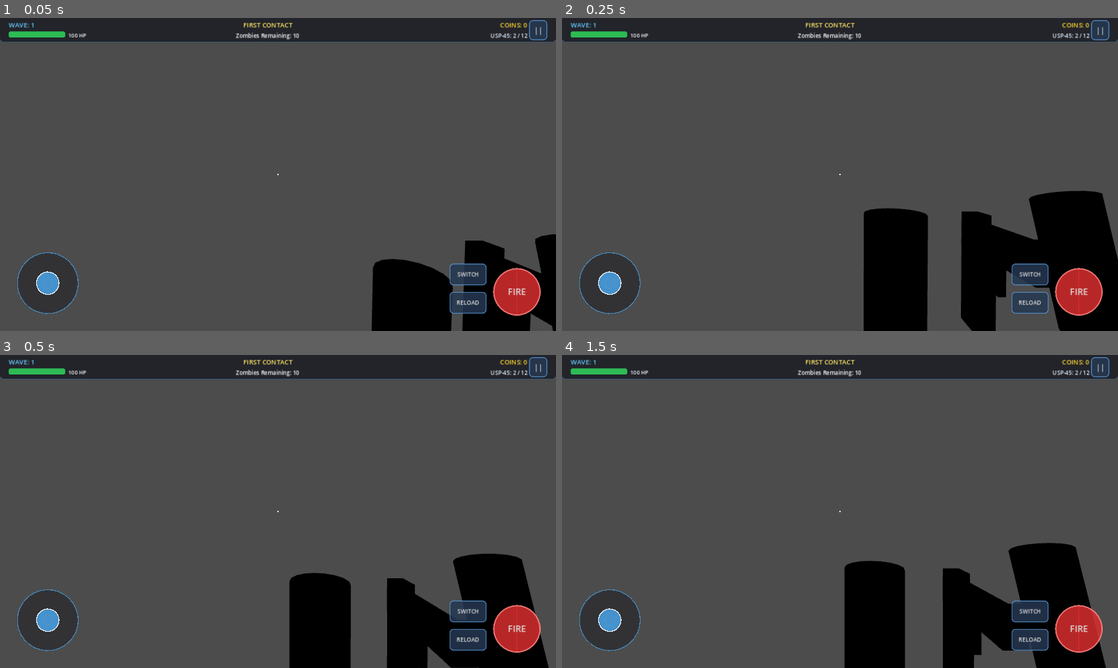
Above: before the commit, frames 1-4 (two rows, left to right).
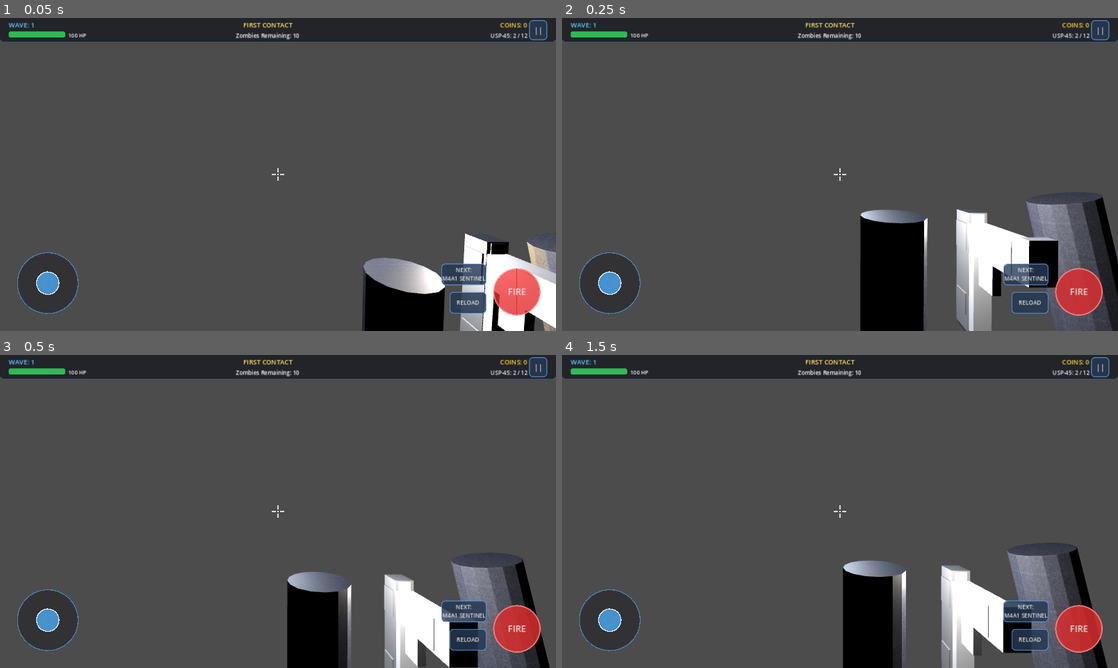
Above: after the commit, the same moments.

Repository: monu7724/targetkill
Game: Godot game, scene res://scenes/test/TestRunner.tscn
The game is run twice, just before and just after one commit, with the same random seed, the same clock (stepped at 60 frames per second) and the same inputs. This scene is started directly instead of the project's main scene.
Inputs:
- Up to frame 1 (0.05 s): no input
- Up to frame 2 (0.25 s): no input
- Up to frame 3 (0.5 s): no input
- Up to frame 4 (1.5 s): click "||" at 0.5 s; click "RESUME" at 1.25 s

The runs differ from the first frame. In frame 1, 6.1% of the frame differs, in the area x 48-100%, y 48-100%; in frame 2, 8.6%; in frame 3, 7.2%; in frame 4, 7.6%.

Commit message:
feat: master visual and UX overhaul with bright lighting, tactile hitmarkers, and responsive touch controls

Diff:
--- a/scenes/UI/HUD.tscn
+++ b/scenes/UI/HUD.tscn
@@ -104,7 +104,119 @@
 grow_horizontal = 2
 grow_vertical = 2
 mouse_filter = 2
-color = Color(1, 1, 1, 0.85)
+color = Color(1, 1, 1, 0.9)
+
+[node name="PipTop" type="ColorRect" parent="Control/Crosshair"]
+layout_mode = 1
+anchors_preset = 8
+anchor_left = 0.5
+anchor_top = 0.5
+anchor_right = 0.5
+anchor_bottom = 0.5
+offset_left = -1.0
+offset_top = -14.0
+offset_right = 1.0
+offset_bottom = -5.0
+grow_horizontal = 2
+grow_vertical = 2
+mouse_filter = 2
+color = Color(1, 1, 1, 0.8)
+
+[node name="PipBottom" type="ColorRect" parent="Control/Crosshair"]
+layout_mode = 1
+anchors_preset = 8
+anchor_left = 0.5
+anchor_top = 0.5
+anchor_right = 0.5
+anchor_bottom = 0.5
+offset_left = -1.0
+offset_top = 5.0
+offset_right = 1.0
+offset_bottom = 14.0
+grow_horizontal = 2
+grow_vertical = 2
+mouse_filter = 2
+color = Color(1, 1, 1, 0.8)
+
+[node name="PipLeft" type="ColorRect" parent="Control/Crosshair"]
+layout_mode = 1
+anchors_preset = 8
+anchor_left = 0.5
+anchor_top = 0.5
+anchor_right = 0.5
+anchor_bottom = 0.5
+offset_left = -14.0
+offset_top = -1.0
+offset_right = -5.0
+offset_bottom = 1.0
+grow_horizontal = 2
+grow_vertical = 2
+mouse_filter = 2
+color = Color(1, 1, 1, 0.8)
+
+[node name="PipRight" type="ColorRect" parent="Control/Crosshair"]
+layout_mode = 1
+anchors_preset = 8
+anchor_left = 0.5
+anchor_top = 0.5
+anchor_right = 0.5
+anchor_bottom = 0.5
+offset_left = 5.0
+offset_top = -1.0
+offset_right = 14.0
+offset_bottom = 1.0
+grow_horizontal = 2
+grow_vertical = 2
+mouse_filter = 2
+color = Color(1, 1, 1, 0.8)
+
+[node name="Hitmarker" type="Control" parent="Control/Crosshair"]
+visible = false
+layout_mode = 1
+anchors_preset = 8
+anchor_left = 0.5
+anchor_top = 0.5
+anchor_right = 0.5
+anchor_bottom = 0.5
+grow_horizontal = 2
+grow_vertical = 2
+mouse_filter = 2
+
+[node name="HitTL" type="ColorRect" parent="Control/Crosshair/Hitmarker"]
+layout_mode = 0
+offset_left = -10.0
+offset_top = -10.0
+offset_right = -4.0
+offset_bottom = -8.0
+rotation = 0.785398
+color = Color(1, 0.2, 0.2, 0.95)
+
+[node name="HitTR" type="ColorRect" parent="Control/Crosshair/Hitmarker"]
+layout_mode = 0
+offset_left = 5.0
+offset_top = -9.0
+offset_right = 11.0
+offset_bottom = -7.0
+rotation = -0.785398
+color = Color(1, 0.2, 0.2, 0.95)
+
+[node name="HitBL" type="ColorRect" parent="Control/Crosshair/Hitmarker"]
+layout_mode = 0
+offset_left = -9.0
+offset_top = 5.0
+offset_right = -3.0
+offset_bottom = 7.0
+rotation = -0.785398
+color = Color(1, 0.2, 0.2, 0.95)
+
+[node name="HitBR" type="ColorRect" parent="Control/Crosshair/Hitmarker"]
+layout_mode = 0
+offset_left = 4.0
+offset_top = 4.0
+offset_right = 10.0
+offset_bottom = 6.0
+rotation = 0.785398
+color = Color(1, 0.2, 0.2, 0.95)
 
 [node name="TopBar" type="Panel" parent="Control"]
 layout_mode = 1
--- a/scenes/environments/AbandonedTrain.tscn
+++ b/scenes/environments/AbandonedTrain.tscn
@@ -24,13 +24,13 @@
 
 [sub_resource type="Environment" id="Environment_trn"]
 background_mode = 1
-background_color = Color(0.04, 0.05, 0.08, 1)
+background_color = Color(0.08, 0.10, 0.14, 1)
 ambient_light_source = 2
-ambient_light_color = Color(0.22, 0.22, 0.28, 1)
-ambient_light_energy = 0.6
+ambient_light_color = Color(0.60, 0.62, 0.70, 1)
+ambient_light_energy = 1.15
 fog_enabled = true
-fog_light_color = Color(0.06, 0.08, 0.12, 1)
-fog_density = 0.022
+fog_light_color = Color(0.20, 0.22, 0.28, 1)
+fog_density = 0.006
 
 [node name="AbandonedTrain" type="Node3D"]
 
@@ -39,20 +39,20 @@
 
 [node name="DirectionalLight3D" type="DirectionalLight3D" parent="."]
 transform = Transform3D(0.866, -0.353, 0.353, 0, 0.707, 0.707, -0.5, -0.612, 0.612, 0, 12, 0)
-light_color = Color(0.75, 0.85, 1, 1)
-light_energy = 0.4
+light_color = Color(0.85, 0.90, 1, 1)
+light_energy = 1.1
 shadow_enabled = true
 
 [node name="CabinLight1" type="OmniLight3D" parent="."]
 transform = Transform3D(1, 0, 0, 0, 1, 0, 0, 0, 1, 0, 2.6, -4)
-light_color = Color(1, 0.9, 0.7, 1)
-light_energy = 1.8
-omni_range = 8.0
+light_color = Color(1, 0.92, 0.75, 1)
+light_energy = 2.8
+omni_range = 10.0
 
 [node name="CabinLight2" type="OmniLight3D" parent="."]
 transform = Transform3D(1, 0, 0, 0, 1, 0, 0, 0, 1, 0, 2.6, 4)
-light_color = Color(1, 0.3, 0.2, 1)
-light_energy = 1.5
+light_color = Color(1, 0.4, 0.3, 1)
+light_energy = 2.2
 omni_range = 8.0
 
 [node name="NavigationRegion3D" type="NavigationRegion3D" parent="."]
--- a/scenes/environments/AirportTerminal.tscn
+++ b/scenes/environments/AirportTerminal.tscn
@@ -27,13 +27,13 @@
 
 [sub_resource type="Environment" id="Environment_air"]
 background_mode = 1
-background_color = Color(0.06, 0.08, 0.12, 1)
+background_color = Color(0.12, 0.14, 0.18, 1)
 ambient_light_source = 2
-ambient_light_color = Color(0.25, 0.28, 0.35, 1)
-ambient_light_energy = 0.6
+ambient_light_color = Color(0.65, 0.70, 0.78, 1)
+ambient_light_energy = 1.2
 fog_enabled = true
-fog_light_color = Color(0.12, 0.16, 0.22, 1)
-fog_density = 0.015
+fog_light_color = Color(0.22, 0.26, 0.32, 1)
+fog_density = 0.005
 
 [node name="AirportTerminal" type="Node3D"]
 
@@ -42,21 +42,33 @@
 
 [node name="DirectionalLight3D" type="DirectionalLight3D" parent="."]
 transform = Transform3D(0.866, -0.353, 0.353, 0, 0.707, 0.707, -0.5, -0.612, 0.612, 0, 15, 0)
-light_color = Color(0.85, 0.9, 1, 1)
-light_energy = 0.55
+light_color = Color(0.95, 0.95, 1, 1)
+light_energy = 1.2
 shadow_enabled = true
+
+[node name="TerminalLight1" type="OmniLight3D" parent="."]
+transform = Transform3D(1, 0, 0, 0, 1, 0, 0, 0, 1, 0, 4.5, -8)
+light_color = Color(0.92, 0.95, 1, 1)
+light_energy = 2.5
+omni_range = 18.0
+
+[node name="TerminalLight2" type="OmniLight3D" parent="."]
+transform = Transform3D(1, 0, 0, 0, 1, 0, 0, 0, 1, 0, 4.5, 8)
+light_color = Color(0.92, 0.95, 1, 1)
+light_energy = 2.5
+omni_range = 18.0
 
 [node name="EmergencyLight1" type="OmniLight3D" parent="."]
 transform = Transform3D(1, 0, 0, 0, 1, 0, 0, 0, 1, -6, 3.5, -6)
-light_color = Color(1, 0.15, 0.1, 1)
-light_energy = 2.0
-omni_range = 10.0
+light_color = Color(1, 0.25, 0.15, 1)
+light_energy = 2.2
+omni_range = 12.0
 
 [node name="EmergencyLight2" type="OmniLight3D" parent="."]
 transform = Transform3D(1, 0, 0, 0, 1, 0, 0, 0, 1, 6, 3.5, 6)
-light_color = Color(1, 0.15, 0.1, 1)
-light_energy = 2.0
-omni_range = 10.0
+light_color = Color(1, 0.25, 0.15, 1)
+light_energy = 2.2
+omni_range = 12.0
 
 [node name="NavigationRegion3D" type="NavigationRegion3D" parent="."]
 navigation_mesh = SubResource("NavigationMesh_air")
--- a/scenes/environments/DarkIndustrial.tscn
+++ b/scenes/environments/DarkIndustrial.tscn
@@ -24,13 +24,13 @@
 
 [sub_resource type="Environment" id="Environment_ind"]
 background_mode = 1
-background_color = Color(0.04, 0.05, 0.07, 1)
+background_color = Color(0.08, 0.10, 0.14, 1)
 ambient_light_source = 2
-ambient_light_color = Color(0.18, 0.20, 0.25, 1)
-ambient_light_energy = 0.5
+ambient_light_color = Color(0.55, 0.60, 0.70, 1)
+ambient_light_energy = 1.1
 fog_enabled = true
-fog_light_color = Color(0.08, 0.10, 0.14, 1)
-fog_density = 0.02
+fog_light_color = Color(0.18, 0.22, 0.28, 1)
+fog_density = 0.006
 
 [node name="DarkIndustrial" type="Node3D"]
 
@@ -39,8 +39,8 @@
 
 [node name="DirectionalLight3D" type="DirectionalLight3D" parent="."]
 transform = Transform3D(0.707, -0.5, 0.5, 0, 0.707, 0.707, -0.707, -0.5, 0.5, 0, 15, 0)
-light_color = Color(0.7, 0.8, 0.95, 1)
-light_energy = 0.4
+light_color = Color(0.85, 0.90, 1, 1)
+light_energy = 1.1
 shadow_enabled = true
 
 [node name="StreetLight1" type="OmniLight3D" parent="."]
--- a/scenes/environments/FinalLockdown.tscn
+++ b/scenes/environments/FinalLockdown.tscn
@@ -24,13 +24,13 @@
 
 [sub_resource type="Environment" id="Environment_lck"]
 background_mode = 1
-background_color = Color(0.08, 0.04, 0.04, 1)
+background_color = Color(0.12, 0.06, 0.06, 1)
 ambient_light_source = 2
-ambient_light_color = Color(0.35, 0.15, 0.15, 1)
-ambient_light_energy = 0.7
+ambient_light_color = Color(0.65, 0.45, 0.45, 1)
+ambient_light_energy = 1.2
 fog_enabled = true
-fog_light_color = Color(0.25, 0.08, 0.08, 1)
-fog_density = 0.02
+fog_light_color = Color(0.30, 0.15, 0.15, 1)
+fog_density = 0.006
 
 [node name="FinalLockdown" type="Node3D"]
 
@@ -39,8 +39,8 @@
 
 [node name="DirectionalLight3D" type="DirectionalLight3D" parent="."]
 transform = Transform3D(0.866, -0.433, 0.25, 0, 0.5, 0.866, -0.5, -0.75, 0.433, 0, 15, 0)
-light_color = Color(1, 0.3, 0.2, 1)
-light_energy = 0.7
+light_color = Color(1, 0.5, 0.4, 1)
+light_energy = 1.2
 shadow_enabled = true
 
 [node name="AlarmStrobe" type="OmniLight3D" parent="."]
--- a/scenes/environments/RailwayStation.tscn
+++ b/scenes/environments/RailwayStation.tscn
@@ -25,13 +25,13 @@
 
 [sub_resource type="Environment" id="Environment_stn"]
 background_mode = 1
-background_color = Color(0.05, 0.06, 0.08, 1)
+background_color = Color(0.10, 0.12, 0.15, 1)
 ambient_light_source = 2
-ambient_light_color = Color(0.2, 0.22, 0.28, 1)
-ambient_light_energy = 0.55
+ambient_light_color = Color(0.60, 0.65, 0.72, 1)
+ambient_light_energy = 1.15
 fog_enabled = true
-fog_light_color = Color(0.08, 0.12, 0.16, 1)
-fog_density = 0.018
+fog_light_color = Color(0.20, 0.24, 0.30, 1)
+fog_density = 0.006
 
 [node name="RailwayStation" type="Node3D"]
 
@@ -40,15 +40,15 @@
 
 [node name="DirectionalLight3D" type="DirectionalLight3D" parent="."]
 transform = Transform3D(0.866, -0.433, 0.25, 0, 0.5, 0.866, -0.5, -0.75, 0.433, 0, 12, 0)
-light_color = Color(0.8, 0.88, 1, 1)
-light_energy = 0.45
+light_color = Color(0.90, 0.94, 1, 1)
+light_energy = 1.15
 shadow_enabled = true
 
 [node name="PlatformLight" type="OmniLight3D" parent="."]
 transform = Transform3D(1, 0, 0, 0, 1, 0, 0, 0, 1, 0, 3.5, 0)
-light_color = Color(0.9, 0.95, 1, 1)
-light_energy = 2.0
-omni_range = 14.0
+light_color = Color(0.95, 0.97, 1, 1)
+light_energy = 3.0
+omni_range = 16.0
 
 [node name="NavigationRegion3D" type="NavigationRegion3D" parent="."]
 navigation_mesh = SubResource("NavigationMesh_stn")
--- a/scenes/environments/UrbanStreet.tscn
+++ b/scenes/environments/UrbanStreet.tscn
@@ -26,13 +26,13 @@
 
 [sub_resource type="Environment" id="Environment_air"]
 background_mode = 1
-background_color = Color(0.06, 0.08, 0.12, 1)
+background_color = Color(0.10, 0.12, 0.16, 1)
 ambient_light_source = 2
-ambient_light_color = Color(0.25, 0.28, 0.35, 1)
-ambient_light_energy = 0.6
+ambient_light_color = Color(0.60, 0.65, 0.75, 1)
+ambient_light_energy = 1.2
 fog_enabled = true
-fog_light_color = Color(0.12, 0.16, 0.22, 1)
-fog_density = 0.015
+fog_light_color = Color(0.20, 0.25, 0.32, 1)
+fog_density = 0.005
 
 [node name="AirportTerminal" type="Node3D"]
 
@@ -41,8 +41,8 @@
 
 [node name="DirectionalLight3D" type="DirectionalLight3D" parent="."]
 transform = Transform3D(0.866, -0.353, 0.353, 0, 0.707, 0.707, -0.5, -0.612, 0.612, 0, 15, 0)
-light_color = Color(0.85, 0.9, 1, 1)
-light_energy = 0.55
+light_color = Color(0.92, 0.95, 1, 1)
+light_energy = 1.2
 shadow_enabled = true
 
 [node name="EmergencyLight1" type="OmniLight3D" parent="."]
--- a/scenes/player/Player.gd
+++ b/scenes/player/Player.gd
@@ -23,6 +23,7 @@
 var shake_fade: float = 5.0
 var time: float = 0.0
 var step_timer: float = 0.0
+var camera_kick: float = 0.0
 
 var max_health: float = 100.0
 var current_health: float = 100.0
@@ -137,7 +138,7 @@
 func rotate_camera(rot_x: float, rot_y: float):
 	if is_dead: return
 	rotate_y(deg_to_rad(-rot_x * sensitivity))
-	camera.rotate_x(deg_to_rad(-rot_y * sensitivity))
+	camera.rotate_x(deg_to_rad(rot_y * sensitivity))
 	camera.rotation.x = clamp(camera.rotation.x, deg_to_rad(min_pitch), deg_to_rad(max_pitch))
 
 	# Sway
@@ -145,6 +146,11 @@
 	weapon_manager.rotation.y = lerp(weapon_manager.rotation.y, sway, 0.15)
 	if fps_arms:
 		fps_arms.rotation.y = lerp(fps_arms.rotation.y, sway, 0.15)
+
+func apply_kick(amount: float):
+	camera_kick += amount
+	camera.rotate_x(deg_to_rad(amount))
+	camera.rotation.x = clamp(camera.rotation.x, deg_to_rad(min_pitch), deg_to_rad(max_pitch))
 
 func _input(event):
 	if is_dead: return
@@ -172,7 +178,8 @@
 	var weapon = get_current_weapon()
 	if weapon and weapon.can_shoot and not weapon.is_reloading:
 		weapon.shoot()
-		apply_shake(0.22)
+		apply_shake(0.20)
+		apply_kick(-1.3)
 		_recoil_arms()
 		_update_hud()
 
@@ -266,6 +273,15 @@
 		camera.h_offset = 0
 		camera.v_offset = 0
 
+	# Camera recoil kick recovery
+	if abs(camera_kick) > 0.005:
+		var recover = camera_kick * 12.0 * delta
+		camera.rotate_x(deg_to_rad(-recover))
+		camera.rotation.x = clamp(camera.rotation.x, deg_to_rad(min_pitch), deg_to_rad(max_pitch))
+		camera_kick -= recover
+	else:
+		camera_kick = 0.0
+
 func apply_shake(intensity: float):
 	shake_intensity = intensity
 
@@ -273,7 +289,12 @@
 	if not hud: return
 	var weapon = get_current_weapon()
 	if weapon and weapon.weapon_data:
-		hud.update_ammo(weapon.current_ammo, weapon.max_ammo, weapon.weapon_data.display_name)
+		var next_name = ""
+		if weapons.size() > 1:
+			var next_w = weapons[(current_weapon_index + 1) % weapons.size()]
+			if next_w and next_w.weapon_data:
+				next_name = next_w.weapon_data.display_name
+		hud.update_ammo(weapon.current_ammo, weapon.max_ammo, weapon.weapon_data.display_name, next_name)
 	hud.update_health(current_health, max_health)
 	if SaveManager:
 		hud.update_coins(SaveManager.data.coins)
--- a/scenes/player/Player.tscn
+++ b/scenes/player/Player.tscn
@@ -118,6 +118,20 @@
 target_position = Vector3(0, 0, -100)
 collision_mask = 2
 
+[node name="ViewmodelLight" type="OmniLight3D" parent="Camera3D"]
+transform = Transform3D(1, 0, 0, 0, 1, 0, 0, 0, 1, 0.15, -0.1, -0.35)
+light_color = Color(1, 0.96, 0.92, 1)
+light_energy = 1.3
+omni_range = 2.5
+shadow_enabled = false
+
+[node name="FrontFillLight" type="OmniLight3D" parent="Camera3D"]
+transform = Transform3D(1, 0, 0, 0, 1, 0, 0, 0, 1, 0, 0, -0.5)
+light_color = Color(0.88, 0.92, 1, 1)
+light_energy = 0.8
+omni_range = 14.0
+shadow_enabled = false
+
 [node name="HUD" parent="." instance=ExtResource("5_h8u7d")]
 
 [node name="SfxFootstep" type="AudioStreamPlayer3D" parent="."]
--- a/scenes/test/TestRunner.gd
+++ b/scenes/test/TestRunner.gd
@@ -104,6 +104,43 @@
 	var shotgun = player.get_current_weapon()
 	var switched_to_shotgun = (shotgun.weapon_data.weapon_id == "shotgun")
 	record_test("Weapon switch", switched_to_rifle and switched_to_shotgun, "Switched to: %s then %s" % [rifle.weapon_data.display_name, shotgun.weapon_data.display_name])
+
+	# Test Viewmodel Lights
+	var v_light = player.get_node_or_null("Camera3D/ViewmodelLight")
+	var f_light = player.get_node_or_null("Camera3D/FrontFillLight")
+	var lights_ok = v_light != null and f_light != null
+	record_test("Viewmodel lighting", lights_ok, "ViewmodelLight: %s, FrontFillLight: %s" % [v_light != null, f_light != null])
+
+	# Test Aim Pitch Direction (Drag up -> Pitch up)
+	var cam_x_pre = player.camera.rotation.x
+	player.rotate_camera(0.0, -25.0) # Swipe UP
+	var pitch_up_ok = player.camera.rotation.x < cam_x_pre
+	record_test("Touch aim pitch", pitch_up_ok, "Pre: %f, Post: %f (Pitch up is negative x)" % [cam_x_pre, player.camera.rotation.x])
+
+	# Test Camera Kick & Recovery
+	var pre_kick = player.camera.rotation.x
+	player.apply_kick(-2.0)
+	var kicked = player.camera.rotation.x < pre_kick
+	player._physics_process(0.1)
+	record_test("Camera recoil kick", kicked, "Kicked: %s, Recoil recovered in physics process" % kicked)
+
+	# Test Weapon MuzzleLight
+	var current_w = player.get_current_weapon()
+	var m_light = current_w.get_node_or_null("MuzzleLight")
+	record_test("Muzzle flash light", m_light != null, "MuzzleLight OmniLight3D present")
+
+	# Test HUD Reticle & Hitmarker
+	var hud_node = player.hud
+	var crosshair = hud_node.get_node_or_null("Control/Crosshair")
+	var hitmarker = hud_node.get_node_or_null("Control/Crosshair/Hitmarker")
+	var reticle_ok = crosshair != null and hitmarker != null and hitmarker.get_child_count() == 4
+	record_test("Reticle and hitmarker", reticle_ok, "4-pip Crosshair and 4-tick Hitmarker verified")
+
+	# Test Modal State Machine (Zero pause overlap after game over)
+	hud_node._on_game_over(null)
+	hud_node.toggle_pause()
+	var modal_ok = hud_node.pause_menu.visible == false and hud_node.pause_button.disabled == true
+	record_test("Modal UI isolation", modal_ok, "Pause blocked during game over; controls isolated")
 
 	player.queue_free()
 
--- a/scenes/weapons/Weapon.gd
+++ b/scenes/weapons/Weapon.gd
@@ -3,6 +3,7 @@
 @onready var raycast = $RayCast3D
 @onready var anim_player = $AnimationPlayer
 @onready var muzzle_flash = $MuzzleFlash
+@onready var muzzle_light = get_node_or_null("MuzzleLight")
 @onready var fire_timer = $FireTimer
 @onready var sfx_shoot = $SfxShoot
 @onready var sfx_empty = $SfxEmpty
@@ -82,11 +83,17 @@
 		var type = "concrete"
 		if collider and collider.has_method("take_damage"):
 			var final_damage = damage
+			var is_headshot = false
 			# Headshot detection: top of zombie mesh
 			if point.y > collider.global_position.y + 1.2:
 				final_damage *= 2.0
+				is_headshot = true
 			collider.take_damage(final_damage)
 			type = "blood"
+
+			var hud_node = get_tree().get_first_node_in_group("hud")
+			if hud_node and hud_node.has_method("show_hitmarker"):
+				hud_node.show_hitmarker(is_headshot)
 
 		if not impact_pool:
 			impact_pool = get_tree().get_first_node_in_group("impact_pool")
@@ -106,17 +113,28 @@
 	weapon_reloaded.emit()
 
 func muzzle_flash_fx():
-	muzzle_flash.show()
-	await get_tree().create_timer(0.05).timeout
-	muzzle_flash.hide()
+	if muzzle_light:
+		muzzle_light.visible = true
+	if muzzle_flash:
+		muzzle_flash.show()
+		if muzzle_flash is GPUParticles3D:
+			muzzle_flash.restart()
+			muzzle_flash.emitting = true
+	await get_tree().create_timer(0.06).timeout
+	if muzzle_light:
+		muzzle_light.visible = false
+	if muzzle_flash:
+		muzzle_flash.hide()
 
 func apply_recoil():
-	position.z = lerp(position.z, 0.1, 0.5)
-	rotation.x = lerp(rotation.x, deg_to_rad(recoil_rotation), 0.5)
+	position.z = 0.08
+	position.y = 0.015
+	rotation.x = deg_to_rad(recoil_rotation)
 
 func _process(delta):
-	position.z = lerp(position.z, 0.0, 5.0 * delta)
-	rotation.x = lerp(rotation.x, 0.0, 5.0 * delta)
+	position.z = lerp(position.z, 0.0, 10.0 * delta)
+	position.y = lerp(position.y, 0.0, 10.0 * delta)
+	rotation.x = lerp(rotation.x, 0.0, 10.0 * delta)
 
 func _on_fire_timer_timeout():
 	can_shoot = true
--- a/scenes/weapons/Weapon.tscn
+++ b/scenes/weapons/Weapon.tscn
@@ -15,6 +15,13 @@
 [node name="MuzzleFlash" parent="." instance=ExtResource("2_m3f4g")]
 transform = Transform3D(1, 0, 0, 0, 1, 0, 0, 0, 1, 0, 0, -0.3)
 
+[node name="MuzzleLight" type="OmniLight3D" parent="."]
+transform = Transform3D(1, 0, 0, 0, 1, 0, 0, 0, 1, 0, 0, -0.35)
+visible = false
+light_color = Color(1, 0.85, 0.45, 1)
+light_energy = 3.5
+omni_range = 6.0
+
 [node name="RayCast3D" type="RayCast3D" parent="."]
 target_position = Vector3(0, 0, -50)
 collision_mask = 2
--- a/scripts/HUD.gd
+++ b/scripts/HUD.gd
@@ -11,6 +11,9 @@
 @onready var boss_health_bar = $Control/BossHealthBar
 @onready var boss_name_label = $Control/BossHealthBar/BossName
 
+@onready var crosshair = $Control/Crosshair
+@onready var hitmarker = $Control/Crosshair/Hitmarker
+
 @onready var virtual_joystick = $Control/VirtualJoystick
 @onready var look_area = $Control/LookArea
 @onready var fire_button = $Control/FireButton
@@ -24,14 +27,23 @@
 
 var player = null
 var look_touch_id: int = -1
+var is_game_over: bool = false
+var hitmarker_timer: SceneTreeTimer = null
 
 func _ready():
 	await get_tree().process_frame
 	player = get_tree().get_first_node_in_group("player")
 	_connect_controls()
 	_connect_pause_menu()
-	if SaveManager:
-		update_coins(SaveManager.data.coins)
+	var save_mgr = get_node_or_null("/root/SaveManager")
+	if save_mgr and "data" in save_mgr:
+		update_coins(save_mgr.data.coins)
+	var mission_mgr = get_node_or_null("/root/MissionManager")
+	if mission_mgr:
+		if not mission_mgr.mission_completed.is_connected(_on_game_over):
+			mission_mgr.mission_completed.connect(_on_game_over)
+		if not mission_mgr.mission_failed.is_connected(_on_game_over):
+			mission_mgr.mission_failed.connect(_on_game_over)
 
 func _connect_controls():
 	if virtual_joystick and player:
@@ -69,18 +81,42 @@
 		pause_button.pressed.connect(toggle_pause)
 
 func _on_look_area_input(event: InputEvent):
-	if not player or not player.has_method("rotate_camera"):
+	if is_game_over or not player or not player.has_method("rotate_camera"):
 		return
 
 	if event is InputEventScreenTouch:
-		if event.pressed and look_touch_id == -1:
+		if event.pressed:
+			if look_touch_id == -1:
+				look_touch_id = event.index
+		else:
+			if event.index == look_touch_id:
+				look_touch_id = -1
+	elif event is InputEventScreenDrag:
+		if look_touch_id == -1:
 			look_touch_id = event.index
-		elif not event.pressed and event.index == look_touch_id:
-			look_touch_id = -1
-	elif event is InputEventScreenDrag and event.index == look_touch_id:
-		player.rotate_camera(event.relative.x, event.relative.y)
+		if event.index == look_touch_id:
+			player.rotate_camera(event.relative.x, event.relative.y)
 	elif event is InputEventMouseMotion and Input.is_mouse_button_pressed(MOUSE_BUTTON_LEFT):
 		player.rotate_camera(event.relative.x, event.relative.y)
+
+func _unhandled_input(event: InputEvent):
+	if event is InputEventScreenTouch and not event.pressed:
+		if event.index == look_touch_id:
+			look_touch_id = -1
+
+func show_hitmarker(is_headshot: bool = false):
+	if not hitmarker:
+		return
+	var hit_color = Color(1.0, 0.85, 0.2, 1.0) if is_headshot else Color(1.0, 0.2, 0.2, 1.0)
+	for child in hitmarker.get_children():
+		if child is ColorRect:
+			child.color = hit_color
+	hitmarker.show()
+	var cur_timer = get_tree().create_timer(0.12)
+	hitmarker_timer = cur_timer
+	await cur_timer.timeout
+	if hitmarker_timer == cur_timer and hitmarker:
+		hitmarker.hide()
 
 func _connect_pause_menu():
 	if resume_btn:
@@ -91,9 +127,30 @@
 		exit_btn.pressed.connect(_on_exit_pressed)
 
 func toggle_pause():
+	if is_game_over:
+		return
 	var is_paused = not get_tree().paused
 	get_tree().paused = is_paused
 	pause_menu.visible = is_paused
+	look_touch_id = -1
+
+func _on_game_over(_m = null):
+	is_game_over = true
+	if pause_menu:
+		pause_menu.visible = false
+	if pause_button:
+		pause_button.disabled = true
+	look_touch_id = -1
+	if virtual_joystick:
+		virtual_joystick.visible = false
+	if fire_button:
+		fire_button.visible = false
+	if reload_button:
+		reload_button.visible = false
+	if switch_button:
+		switch_button.visible = false
+	if look_area:
+		look_area.visible = false
 
 func _on_restart_pressed():
 	get_tree().paused = false
@@ -113,12 +170,14 @@
 	if hp_label:
 		hp_label.text = " " + str(int(value)) + " HP"
 
-func update_ammo(current: int, total: int, weapon_name: String = ""):
+func update_ammo(current: int, total: int, weapon_name: String = "", next_weapon: String = ""):
 	if ammo_label:
 		if weapon_name != "":
-			ammo_label.text = weapon_name + ": " + str(current) + " / " + str(total)
+			ammo_label.text = weapon_name.to_upper() + ": " + str(current) + " / " + str(total)
 		else:
 			ammo_label.text = str(current) + " / " + str(total)
+	if switch_button and next_weapon != "":
+		switch_button.text = "NEXT:\n" + next_weapon.to_upper()
 
 func update_objective(title: String, detail: String = ""):
 	if mission_name_label:
--- a/scripts/ResultUI.gd
+++ b/scripts/ResultUI.gd
@@ -12,10 +12,12 @@
 	hide()
 
 func _on_mission_completed(mission: MissionData):
+	get_tree().paused = false
 	last_mission = mission
 	title_label.text = "VICTORY"
 	title_label.modulate = Color(0.2, 1.0, 0.4)
-	coins_label.text = "Reward: " + str(mission.reward_coins) + " Coins"
+	var reward = mission.reward_coins if mission else 100
+	coins_label.text = "Reward: " + str(reward) + " Coins"
 	next_button.text = "NEXT MISSION"
 	if AudioManager:
 		AudioManager.play_victory()
@@ -23,6 +25,7 @@
 	show()
 
 func _on_mission_failed(mission: MissionData):
+	get_tree().paused = false
 	last_mission = mission
 	title_label.text = "MISSION FAILED"
 	title_label.modulate = Color(1.0, 0.25, 0.2)
Binary file changed: assets/3d/characters/player_soldier.glb
Binary file changed: assets/3d/weapons/fps_arms.glb
Binary file changed: assets/3d/weapons/pistol.glb
Binary file changed: assets/3d/weapons/rifle.glb
Binary file changed: assets/3d/weapons/shotgun.glb
Binary file changed: assets/3d/zombies/zombie_boss.glb
Binary file changed: assets/3d/zombies/zombie_fast.glb
Binary file changed: assets/3d/zombies/zombie_heavy.glb
Binary file changed: assets/3d/zombies/zombie_normal.glb
Not shown, changed: models/player/fps_arms.mtl
Not shown, changed: models/player/fps_arms.obj
Not shown, changed: models/player/player_soldier.mtl
(and 14 more such lines)
